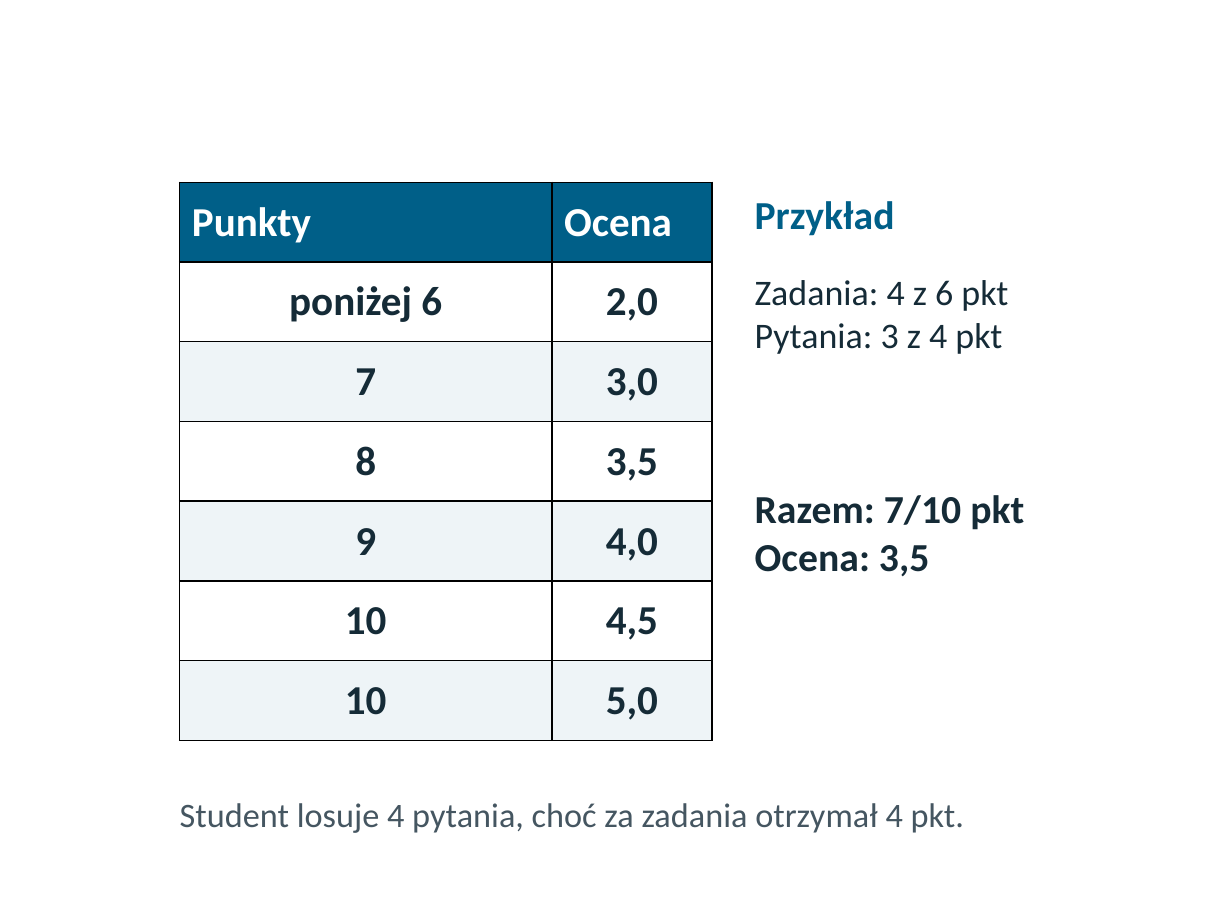
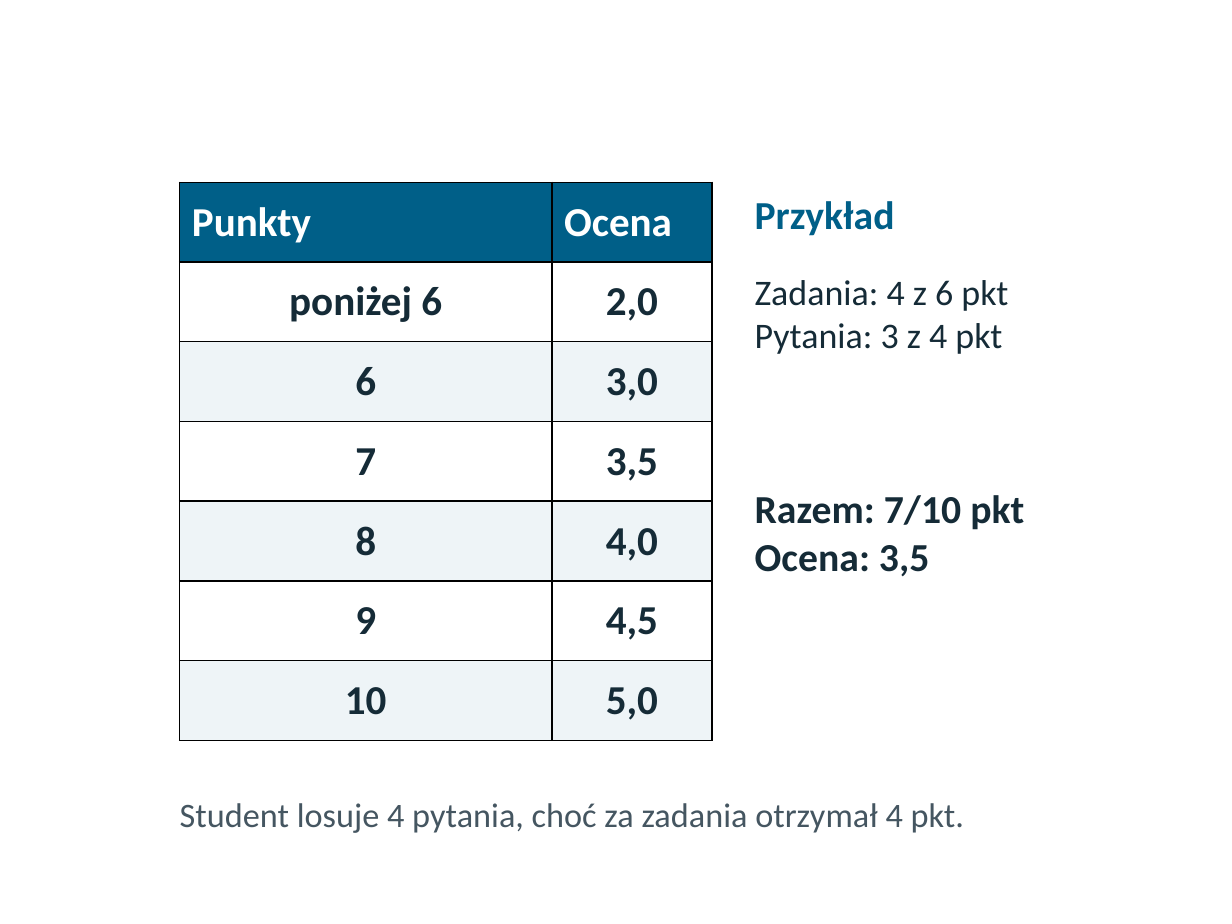
Before and after one commit to RafLew84/ProgUM, a slide deck: slide 5 of PUM2/Aktualne/Wykłady/Wyklad1.pptx. Drawn at 1232x924 pixels with LibreOffice and Linux fonts; fonts in the diff are those of the drawing; background and template pictures are left out. Boxes give left, top, right and bottom in pixels: in the first picture for what was removed or moved away, otherwise in the second. Text is boxed around its words. In the diff, an @@ line names an element or a change of style, - is before the commit and + after.

```diff
--- a/PUM2/Aktualne/Wykłady/Wyklad1.pptx
+++ b/PUM2/Aktualne/Wykłady/Wyklad1.pptx
@@ table at (180,182,712,740) @@
-row 3, column 1: 7
+row 3, column 1: 6
-row 4, column 1: 8
+row 4, column 1: 7
-row 5, column 1: 9
+row 5, column 1: 8
-row 6, column 1: 10
+row 6, column 1: 9
```
Also in this commit, not shown: 1 other file.
